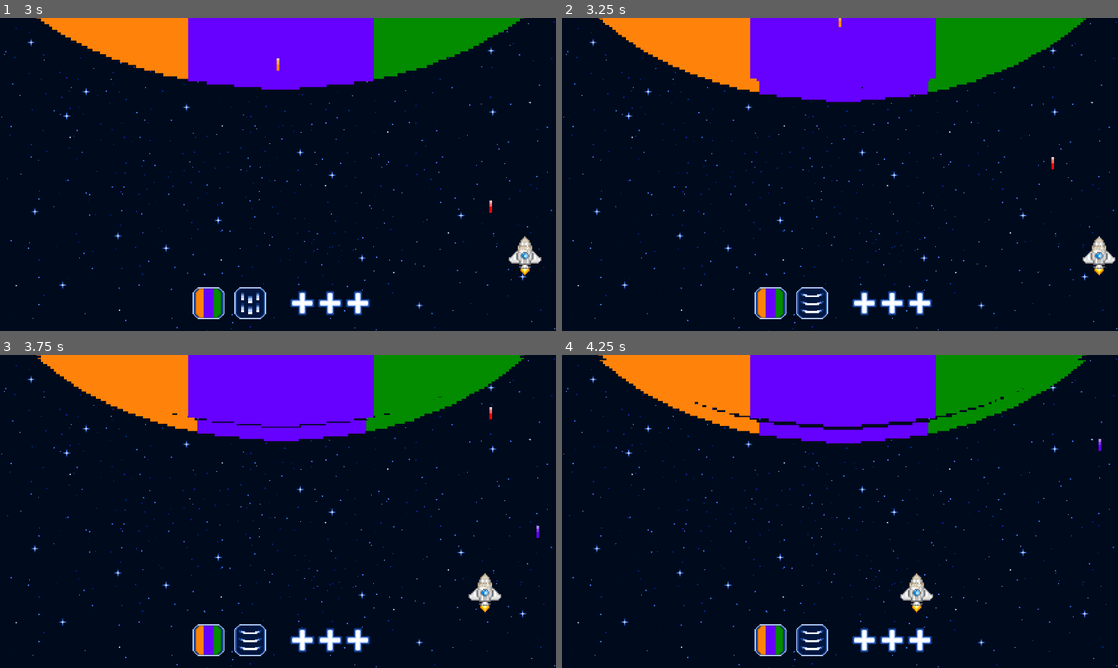
Above: before the commit, frames 1-4 (two rows, left to right).
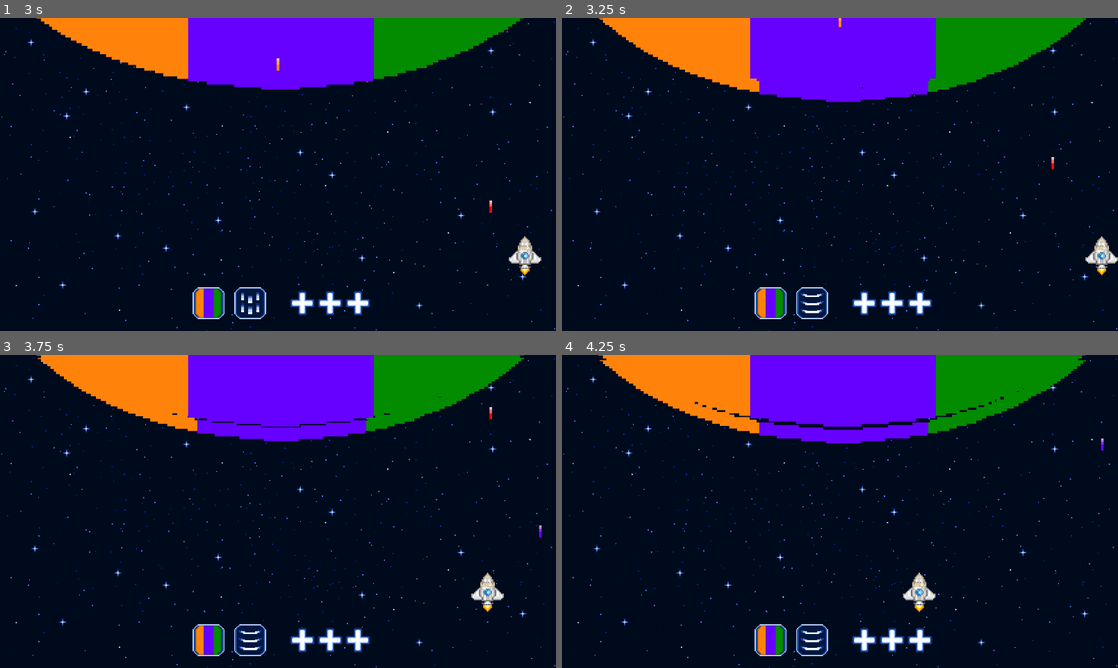
Above: after the commit, the same moments.

Repository: Annars30/GithubRepos-FINAL-project-ver1
Game: Godot game, scene res://Scenes/game.tscn
Two runs of this game, one before a commit and one after it. Both use one fixed random seed, a clock stepped at 60 frames per second and the inputs below.
Inputs:
- Up to frame 1 (3 s): tap Enter at 0.5 s; hold Right (move_right) 0.53-1.28 s; hold B (fire_blue) 0.53-1.28 s; hold Left (move_left) 1.28-2.03 s; tap G (fire_green) at 1.35 s; hold O (fire_orange) 2.03-2.78 s; hold Right (move_right) from 2.03 s (still down); tap R (fire_red) at 2.85 s
- Up to frame 2 (3.25 s): keep holding Right (move_right)
- Up to frame 3 (3.75 s): release Right (move_right) at 3.53 s; hold Left (move_left) from 3.53 s (still down); hold V (fire_violet) from 3.53 s (still down)
- Up to frame 4 (4.25 s): keep holding Left (move_left); keep holding V (fire_violet)

Frame 1 is identical in both runs. In frame 2, 0.3% of the frame differs, in the area x 93-100%, y 69-83%; in frame 3, 0.4%, in the area x 84-98%, y 54-83%; in frame 4, 0.4%.

Commit message:
Update ship.tscn

Diff:
--- a/Scenes/ship.tscn
+++ b/Scenes/ship.tscn
@@ -82,11 +82,7 @@
 "speed": 5.0
 }]
 
-[sub_resource type="RectangleShape2D" id="RectangleShape2D_xxxu3"]
-size = Vector2(25, 30)
-
-[sub_resource type="CapsuleShape2D" id="CapsuleShape2D_xxxu3"]
-height = 26.0
+[sub_resource type="CircleShape2D" id="CircleShape2D_xxxu3"]
 
 [node name="ship" type="CharacterBody2D"]
 script = ExtResource("1_vlli0")
@@ -96,15 +92,8 @@
 animation = &"ship"
 
 [node name="CollisionShape2D" type="CollisionShape2D" parent="."]
-position = Vector2(-0.5, 1)
-shape = SubResource("RectangleShape2D_xxxu3")
+position = Vector2(0, 3)
+shape = SubResource("CircleShape2D_xxxu3")
 
 [node name="Muzzle" type="Marker2D" parent="."]
 position = Vector2(0, -19)
-
-[node name="Area2D" type="Area2D" parent="."]
-
-[node name="CollisionShape2D" type="CollisionShape2D" parent="Area2D"]
-shape = SubResource("CapsuleShape2D_xxxu3")
-
-[connection signal="body_entered" from="Area2D" to="." method="_on_area_2d_body_entered"]
Not shown: 1 places in Scenes/ship.tscn that only renumber resources
